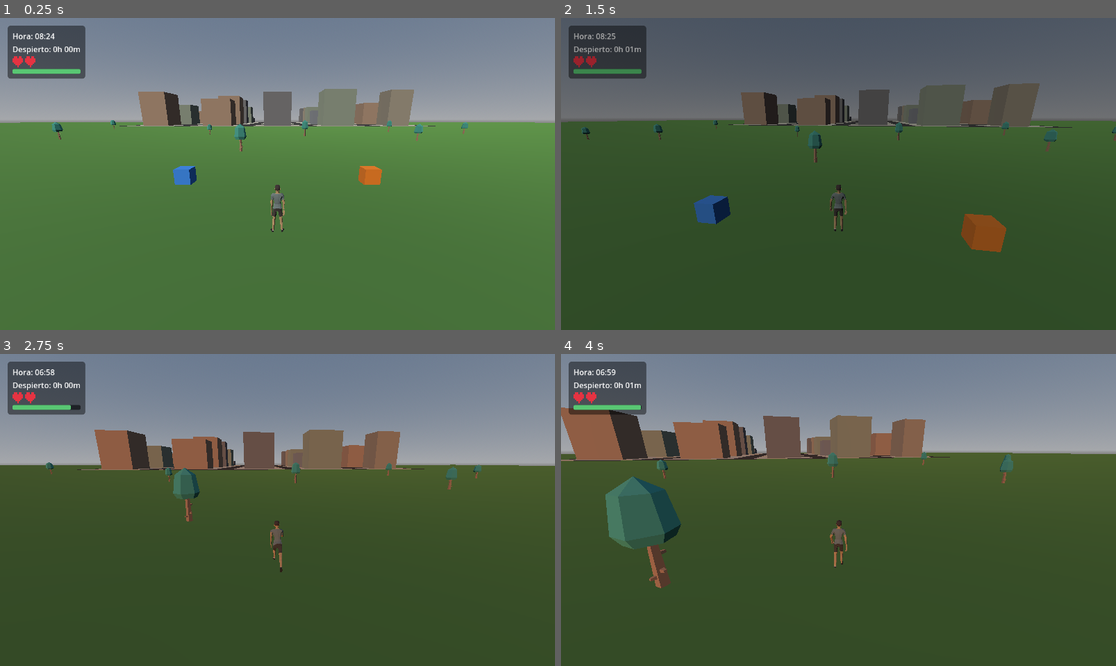
Above: before the commit, frames 1-4 (two rows, left to right).
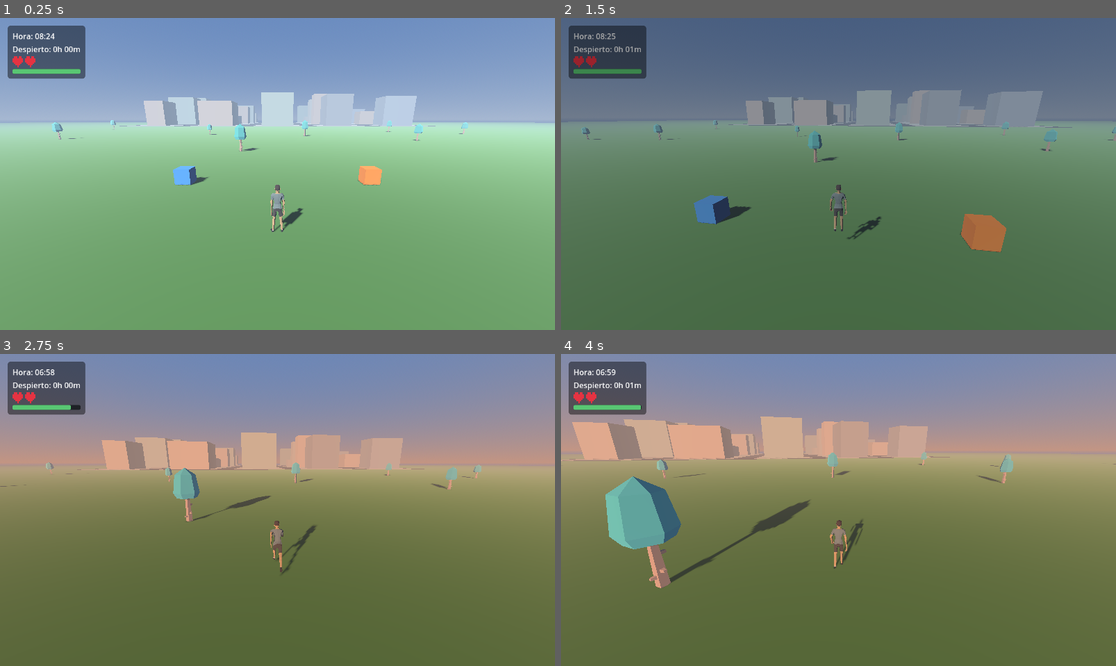
Above: after the commit, the same moments.

Repository: BigBang1010101010/game12
Game: Godot game, scene res://scenes/main.tscn
Two runs of this game, one before a commit and one after it. Both use one fixed random seed, a clock stepped at 60 frames per second and the inputs below.
Inputs (mouse positions are in pixels of both pictures, inside the frame that each line leads up to):
- Up to frame 1 (0.25 s): no input
- Up to frame 2 (1.5 s): tap Enter at 0.5 s; move the mouse to (866, 174) at 0.52 s; hold E (interact) 0.53-1.28 s; hold W (move_forward) from 0.53 s (still down); click (866, 174) at 0.67 s; tap Space (jump) at 0.77 s; move the mouse to (810, 174) at 1.27 s; tap Z (sleep) at 1.35 s
- Up to frame 3 (2.75 s): keep holding W (move_forward); tap Space (jump) at 1.52 s; move the mouse to (288, 503) at 2.02 s; hold Ctrl (sprint) from 2.03 s (still down)
- Up to frame 4 (4 s): keep holding W (move_forward); move the mouse to (832, 516) at 2.77 s; release Ctrl (sprint) at 2.78 s; tap Shift at 2.85 s; click (832, 516) at 2.92 s; tap Space (jump) at 3.02, 3.77 s; move the mouse to (877, 513) at 3.52 s; hold E (interact) from 3.53 s (still down)

The runs differ from the first frame. In frame 1, 98% of the frame differs, in the area x 0-100%, y 0-100%; in frame 2, 98%; in frame 3, 80%; in frame 4, 80%.

Commit message:
Visual polish pass: lighting, fog and blockout materials
Found a real defect while checking the lighting rather than assuming it
was fine: the WorldEnvironment used the default ambient source (BG, which
samples the sky), so the ambient colour and energy the day/night cycle
had been writing every frame were being ignored entirely. Measured
proof: sunset and midnight rendered at 0.2330 and 0.2329 mean ground
luminance despite the sun's energy dropping from 0.714 to 0.080 - night
was not actually getting darker.

Switched to AMBIENT_SOURCE_COLOR so the cycle's ambient applies. (First
attempt set it to 3, which is SKY, not COLOR - caught because the
luminance numbers came back byte-identical.) The night values then had
to be re-tuned: with the old ones the scene rendered at 0.0021, i.e.
effectively black, so moonlight and night ambient were raised until night
reads as night while staying visible.

Also in this pass:
- Directional shadows enabled (bias 0.06, 120-unit max distance) so
  buildings and the character sit on the ground instead of floating.
- Distance fog, tinted by the same day/dusk/night blends as the light, so
  the edge of the world fades out instead of ending in a hard line and
  the horizon haze matches the time of day.
- The procedural sky's colours are now driven by the cycle too; it was a
  fixed noon blue that looked wrong at midnight.
- Blockout materials: specular pulled down to 0.1 and roughness raised
  (asphalt 0.98, sidewalk 0.96, buildings varying 0.82-0.96 alongside
  their colour) so surfaces read as concrete rather than plastic. Sidewalk
  albedo darkened from 0.62 to 0.52 - at the old value sunlit kerbs were
  the brightest thing on screen and clipped.
- House wall and roof materials given the same matte treatment.

Verified by measuring rendered luminance rather than eyeballing:
- day 0.3470 / sunset 0.2176 / night 0.0906 mean ground luminance, now
  three clearly distinct states, with 0.02% of pixels clipped at midday
  (down from 3.66% mid-tuning) and night visible rather than black
- fog measurably washes distance toward the fog colour (near 0.724 vs
  far 0.698) and the rendered long view shows the world edge fading
- rendered day/sunset/night comparisons before and after

Regression-checked afterwards, all still working: sprint (walk 5.00 vs
sprint 8.00, ratio 1.60), the bicycle (mounts, 9.77 u/s, camera 9.50,
dismounts to 7.00 on the floor), the day/night cycle driving light,
ambient and sky, the interaction prompt, the inventory pausing the tree,
and sleeping (19:12 -> 06:58, awake reset, health restored to 4).

Diff:
--- a/scenes/main.tscn
+++ b/scenes/main.tscn
@@ -28,7 +28,12 @@
 [sub_resource type="Environment" id="Environment_1"]
 background_mode = 2
 sky = SubResource("Sky_1")
+ambient_light_source = 2
 ambient_light_energy = 0.3
+fog_enabled = true
+fog_light_color = Color(0.6, 0.68, 0.78, 1)
+fog_density = 0.008
+fog_sky_affect = 0.0
 
 [sub_resource type="BoxMesh" id="BoxMesh_1"]
 
@@ -48,6 +53,8 @@
 
 [sub_resource type="StandardMaterial3D" id="StandardMaterial3D_wall"]
 albedo_color = Color(0.85, 0.78, 0.65, 1)
+roughness = 0.92
+metallic_specular = 0.15
 
 [sub_resource type="BoxShape3D" id="BoxShape3D_wallSN"]
 size = Vector3(2.6, 3.2, 0.3)
@@ -82,6 +89,8 @@
 
 [sub_resource type="StandardMaterial3D" id="StandardMaterial3D_roof"]
 albedo_color = Color(0.55, 0.27, 0.2, 1)
+roughness = 0.9
+metallic_specular = 0.15
 
 [sub_resource type="BoxShape3D" id="BoxShape3D_roof"]
 size = Vector3(7, 0.2, 7)
@@ -239,6 +248,9 @@
 
 [node name="DirectionalLight3D" type="DirectionalLight3D" parent="."]
 transform = Transform3D(1, 0, 0, 0, 0.707107, 0.707107, 0, -0.707107, 0.707107, 0, 5, 0)
+shadow_enabled = true
+shadow_bias = 0.06
+directional_shadow_max_distance = 120.0
 
 [node name="WorldEnvironment" type="WorldEnvironment" parent="."]
 environment = SubResource("Environment_1")
--- a/scripts/city_generator.gd
+++ b/scripts/city_generator.gd
@@ -58,7 +58,9 @@
 @export var reserved_block := Vector2i(2, 2)
 
 const ASPHALT_COLOR := Color(0.16, 0.16, 0.18)
-const SIDEWALK_COLOR := Color(0.62, 0.62, 0.60)
+## Darkened from 0.62: at that value the sunlit sidewalks were the
+## brightest thing on screen and clipped toward white at midday.
+const SIDEWALK_COLOR := Color(0.52, 0.52, 0.50)
 const BUILDING_COLORS: Array[Color] = [
 	Color(0.55, 0.52, 0.48),
 	Color(0.45, 0.47, 0.52),
@@ -107,7 +109,7 @@
 	mesh_instance.name = "StreetSurface"
 	var plane := PlaneMesh.new()
 	plane.size = Vector2(span_x, span_z)
-	plane.material = _make_material(ASPHALT_COLOR)
+	plane.material = _make_material(ASPHALT_COLOR, 0.98)
 	mesh_instance.mesh = plane
 	mesh_instance.position = city_center + Vector3(0, 0.02, 0)
 	add_child(mesh_instance)
@@ -122,7 +124,7 @@
 	var mesh_instance := MeshInstance3D.new()
 	var box := BoxMesh.new()
 	box.size = size
-	box.material = _make_material(SIDEWALK_COLOR)
+	box.material = _make_material(SIDEWALK_COLOR, 0.96)
 	mesh_instance.mesh = box
 	body.add_child(mesh_instance)
 
@@ -150,7 +152,10 @@
 	var mesh_instance := MeshInstance3D.new()
 	var box := BoxMesh.new()
 	box.size = size
-	box.material = _make_material(BUILDING_COLORS[rng.randi() % BUILDING_COLORS.size()])
+	# Vary roughness a little alongside the colour so neighbouring blocks do
+	# not all catch the light identically.
+	box.material = _make_material(
+		BUILDING_COLORS[rng.randi() % BUILDING_COLORS.size()], rng.randf_range(0.82, 0.96))
 	mesh_instance.mesh = box
 	body.add_child(mesh_instance)
 
@@ -160,7 +165,13 @@
 	collision.shape = shape
 	body.add_child(collision)
 
-func _make_material(color: Color) -> StandardMaterial3D:
+## Blockout surfaces should read as concrete and asphalt, not plastic. The
+## Godot default (roughness 1.0 but specular 0.5) still puts a broad sheen on
+## every face, so specular is pulled right down and roughness varied a little
+## per surface type.
+func _make_material(color: Color, roughness: float = 0.95) -> StandardMaterial3D:
 	var material := StandardMaterial3D.new()
 	material.albedo_color = color
+	material.roughness = roughness
+	material.metallic_specular = 0.1
 	return material
--- a/scripts/day_night_cycle.gd
+++ b/scripts/day_night_cycle.gd
@@ -34,12 +34,27 @@
 const DUSK_COLOR := Color(1.0, 0.55, 0.25)
 const DUSK_ENERGY := 0.55
 const NIGHT_COLOR := Color(0.45, 0.55, 0.9)
-const NIGHT_ENERGY := 0.08
+const NIGHT_ENERGY := 0.20
+
+const DAY_FOG := Color(0.62, 0.70, 0.80)
+const DUSK_FOG := Color(0.72, 0.48, 0.34)
+const NIGHT_FOG := Color(0.07, 0.09, 0.16)
+
+const DAY_SKY_TOP := Color(0.38, 0.52, 0.74)
+const DAY_SKY_HORIZON := Color(0.65, 0.72, 0.82)
+const DUSK_SKY_HORIZON := Color(0.85, 0.48, 0.28)
+const NIGHT_SKY_TOP := Color(0.03, 0.04, 0.09)
+const NIGHT_SKY_HORIZON := Color(0.08, 0.10, 0.18)
 
 const DAY_AMBIENT := Color(0.75, 0.8, 0.9)
-const DAY_AMBIENT_ENERGY := 0.3
-const NIGHT_AMBIENT := Color(0.1, 0.15, 0.3)
-const NIGHT_AMBIENT_ENERGY := 0.08
+## Tuned against measured screen luminance rather than by eye: at 0.30 the
+## sunlit sidewalks blew out (3.66% of ground pixels clipped to white once
+## ambient started actually applying); 0.20 keeps the day bright with no
+## clipping. The night value is low enough to read as night without going
+## black - the scene stays visible at roughly half the sunset brightness.
+const DAY_AMBIENT_ENERGY := 0.20
+const NIGHT_AMBIENT := Color(0.30, 0.38, 0.62)
+const NIGHT_AMBIENT_ENERGY := 0.30
 
 ## Normalised position in the cycle, [0, 1). Starts at mid-morning so a fresh
 ## game begins in daylight rather than in the dark.
@@ -140,8 +155,28 @@
 
 	if _environment:
 		var night_blend: float = _night_blend()
+		var dusk_blend: float = _dusk_blend()
 		_environment.ambient_light_color = DAY_AMBIENT.lerp(NIGHT_AMBIENT, night_blend)
 		_environment.ambient_light_energy = lerpf(DAY_AMBIENT_ENERGY, NIGHT_AMBIENT_ENERGY, night_blend)
+
+		# Distance fog hides the hard edge of the world. Tinting it with the
+		# same blends keeps the horizon consistent with the lighting instead
+		# of leaving a daylight-blue haze hanging over a night scene.
+		var fog: Color = DAY_FOG.lerp(NIGHT_FOG, night_blend).lerp(DUSK_FOG, dusk_blend)
+		_environment.fog_light_color = fog
+
+		# The procedural sky is otherwise a fixed noon blue, which reads
+		# badly at midnight. Darkening its colours by the same blend keeps
+		# the backdrop in step with the light.
+		var sky_material: ProceduralSkyMaterial = null
+		if _environment.sky:
+			sky_material = _environment.sky.sky_material as ProceduralSkyMaterial
+		if sky_material:
+			sky_material.sky_top_color = DAY_SKY_TOP.lerp(NIGHT_SKY_TOP, night_blend)
+			sky_material.sky_horizon_color = (
+				DAY_SKY_HORIZON.lerp(NIGHT_SKY_HORIZON, night_blend).lerp(DUSK_SKY_HORIZON, dusk_blend))
+			sky_material.ground_horizon_color = sky_material.sky_horizon_color
+			sky_material.ground_bottom_color = DAY_SKY_TOP.lerp(NIGHT_SKY_TOP, night_blend)
 
 ## 0.0 in full daylight, 1.0 in full night, ramping across dawn and dusk so
 ## the change is gradual rather than a switch.
